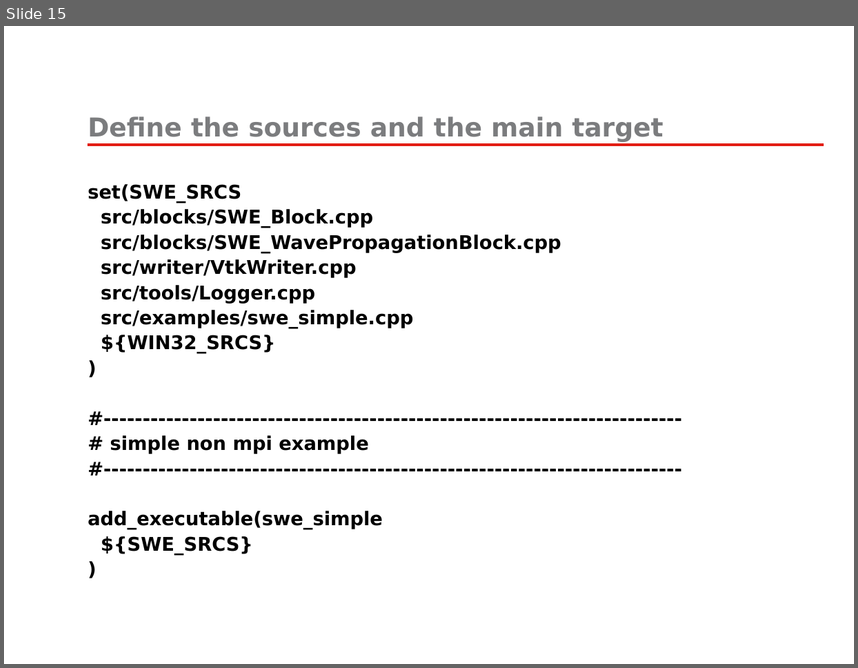
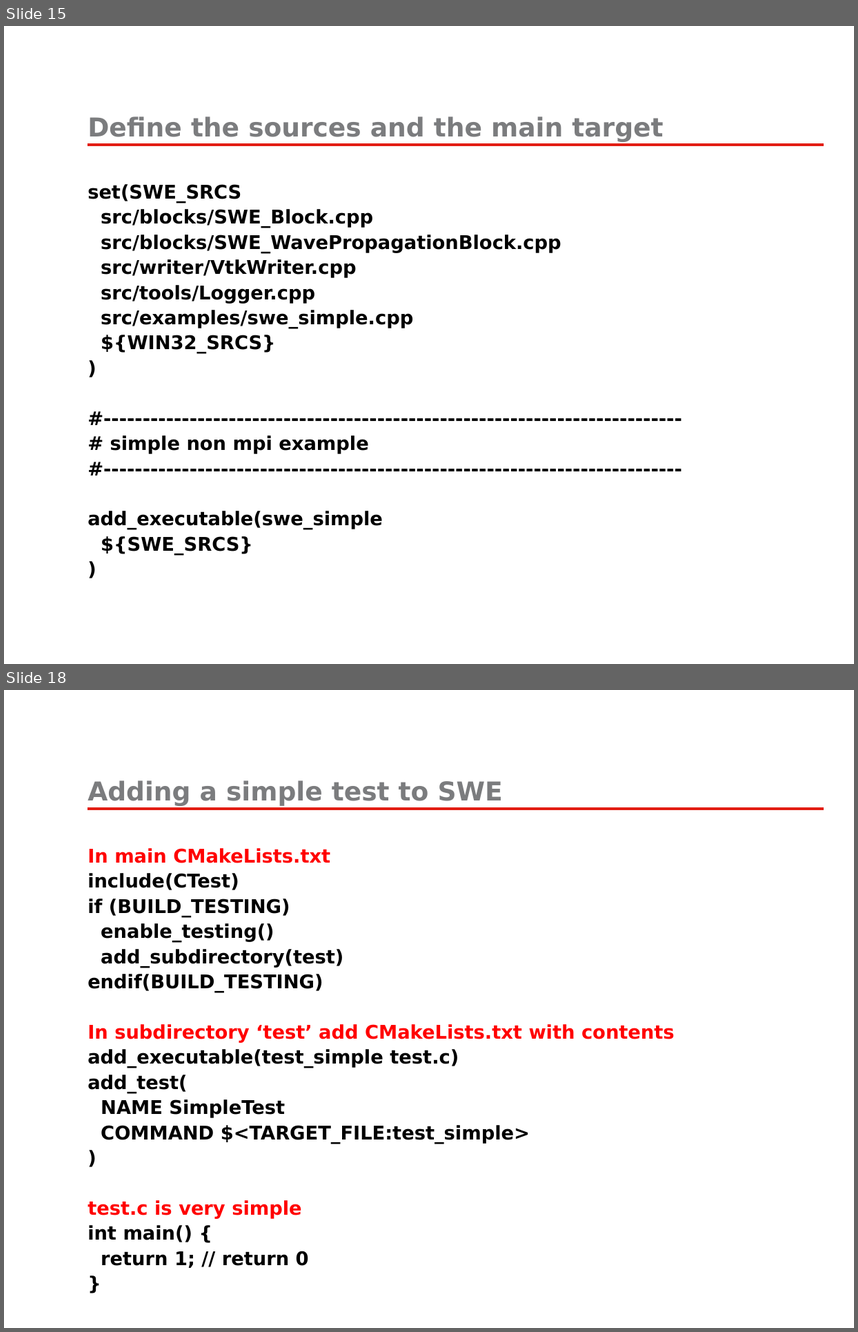
Before and after one commit to fomics/SummerSchool2013, a slide deck: PRESENTATIONS/cmake/2013-07-08-SummerSchool-CMake.pptx. Shown one above the other, each under a label of ours: slide 15 before the commit, slides 15 and 18 after it; the slides between them are not shown. The pictures are 858x668 and 858x1332 pixels, drawn with LibreOffice and Linux fonts; fonts in the diff are those of the drawing; background and template pictures are left out. Boxes give left, top, right and bottom in pixels: in the first picture for what was removed or moved away, otherwise in the second. Text is boxed around its words. In the diff, an @@ line names an element or a change of style, - is before the commit and + after.

Commit message:
Add cmake slides

```diff
--- a/PRESENTATIONS/cmake/2013-07-08-SummerSchool-CMake.pptx
+++ b/PRESENTATIONS/cmake/2013-07-08-SummerSchool-CMake.pptx
@@ slide 18 added at (x1=4, y1=690, x2=854, y2=1328), background #FFFFFF; not listed: 1 template element that a slide beside it also shows @@
@@ title added at (x1=87, y1=780, x2=503, y2=806), 22 pt, text #7B7C7E, bold @@
+Adding a simple test to SWE
@@ text added at (x1=87, y1=848, x2=675, y2=1268), 16 pt, text #000000, bold @@
+In main CMakeLists.txt
+include(CTest)
+if (BUILD_TESTING)
+enable_testing()
+add_subdirectory(test)
+endif(BUILD_TESTING)
+In subdirectory ‘test’ add CMakeLists.txt with contents
+add_executable(test_simple test.c)
+add_test(
+NAME SimpleTest
+COMMAND $<TARGET_FILE:test_simple>
+)
+test.c is very simple
+int main() {
+return 1; // return 0
+}
```
Also in this commit, not shown: 4 slides changed, 7 other slides added.
